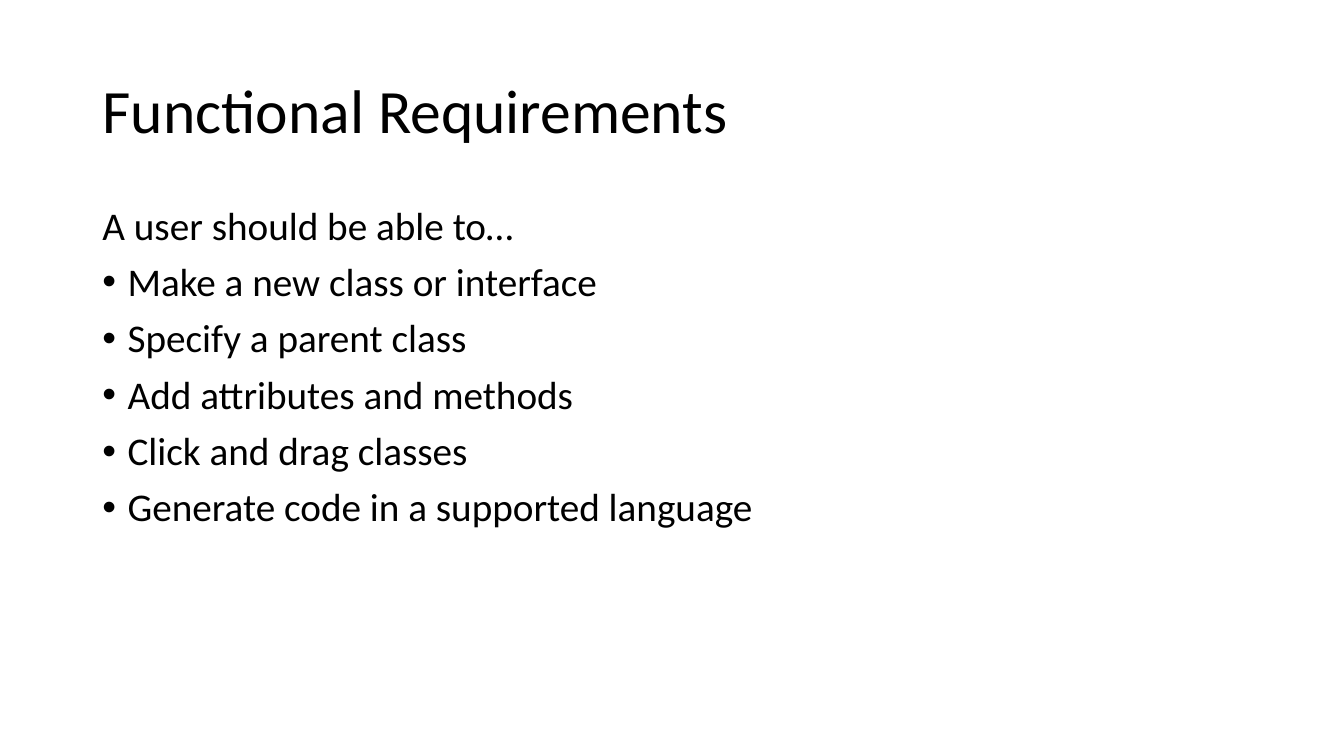
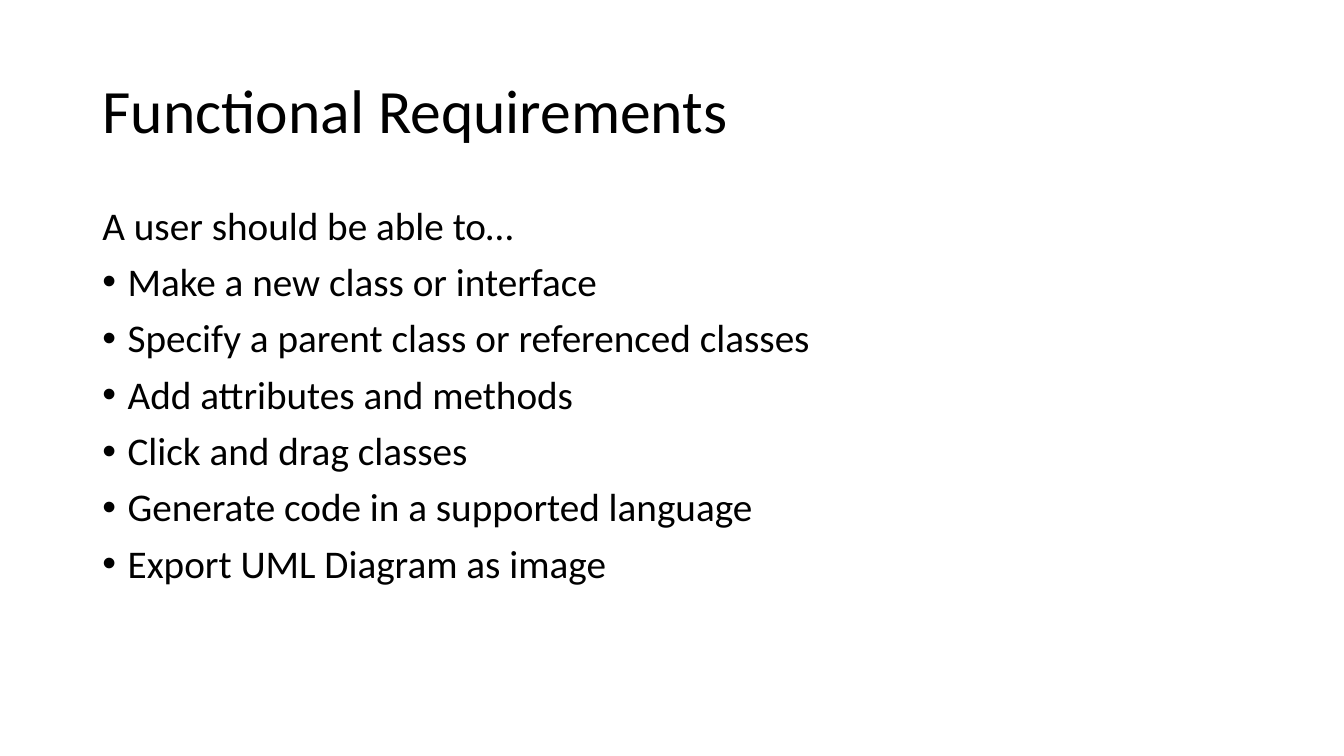
Before and after one commit to dstoeg/Uml2CodeTool, a slide deck: slide 11 of docs/proposal presentation.pptx (slide 10 before the commit). Drawn at 1344x756 pixels with LibreOffice and Linux fonts; fonts in the diff are those of the drawing. Boxes give left, top, right and bottom in pixels: in the first picture for what was removed or moved away, otherwise in the second. Text is boxed around its words. In the diff, an @@ line names an element or a change of style, - is before the commit and + after.

```diff
--- a/docs/proposal presentation.pptx
+++ b/docs/proposal presentation.pptx
@@ text at <box>128,324,810,359</box>: text changed @@
-• Specify a parent class
+• Specify a parent class or referenced classes
@@ text at <box>128,551,606,585</box>: paragraph added @@
+• Export UML Diagram as image
```
Also in this commit, not shown: 6 other slides changed, 2 slides added, 1 slide removed.
